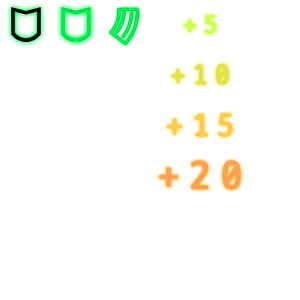
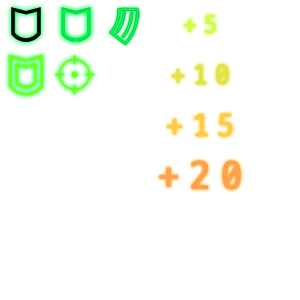
Layered file, before and after one edit (w=300, h=300). Changes by layer:
added group "guideline" with 1 layers above "invincible" over [55, 55, 95, 95]
added layer "레이어 6" in group "guideline" over [55, 55, 95, 95]
added group "invincible" with 3 layers above "scores" over [8, 54, 44, 96]
added layer "레이어 4 사본 2" in group "invincible" over [16, 64, 36, 87]
added layer "레이어 4 사본" in group "invincible" over [15, 62, 37, 89]
added layer "레이어 5" in group "invincible" over [8, 54, 44, 96]
